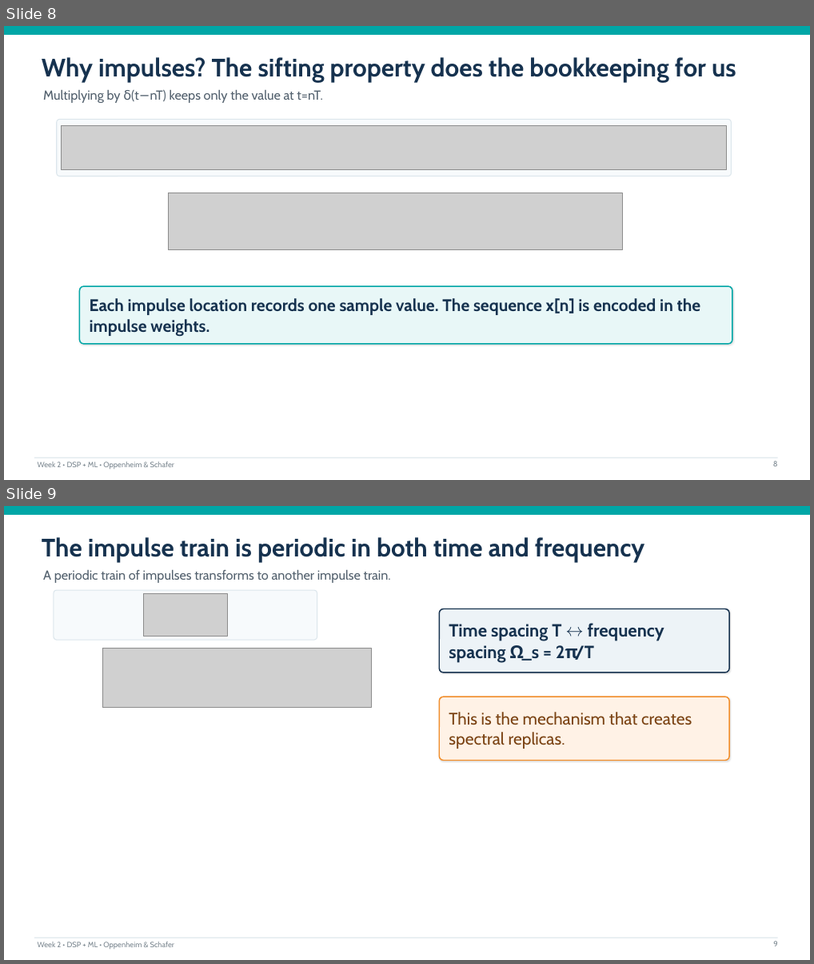
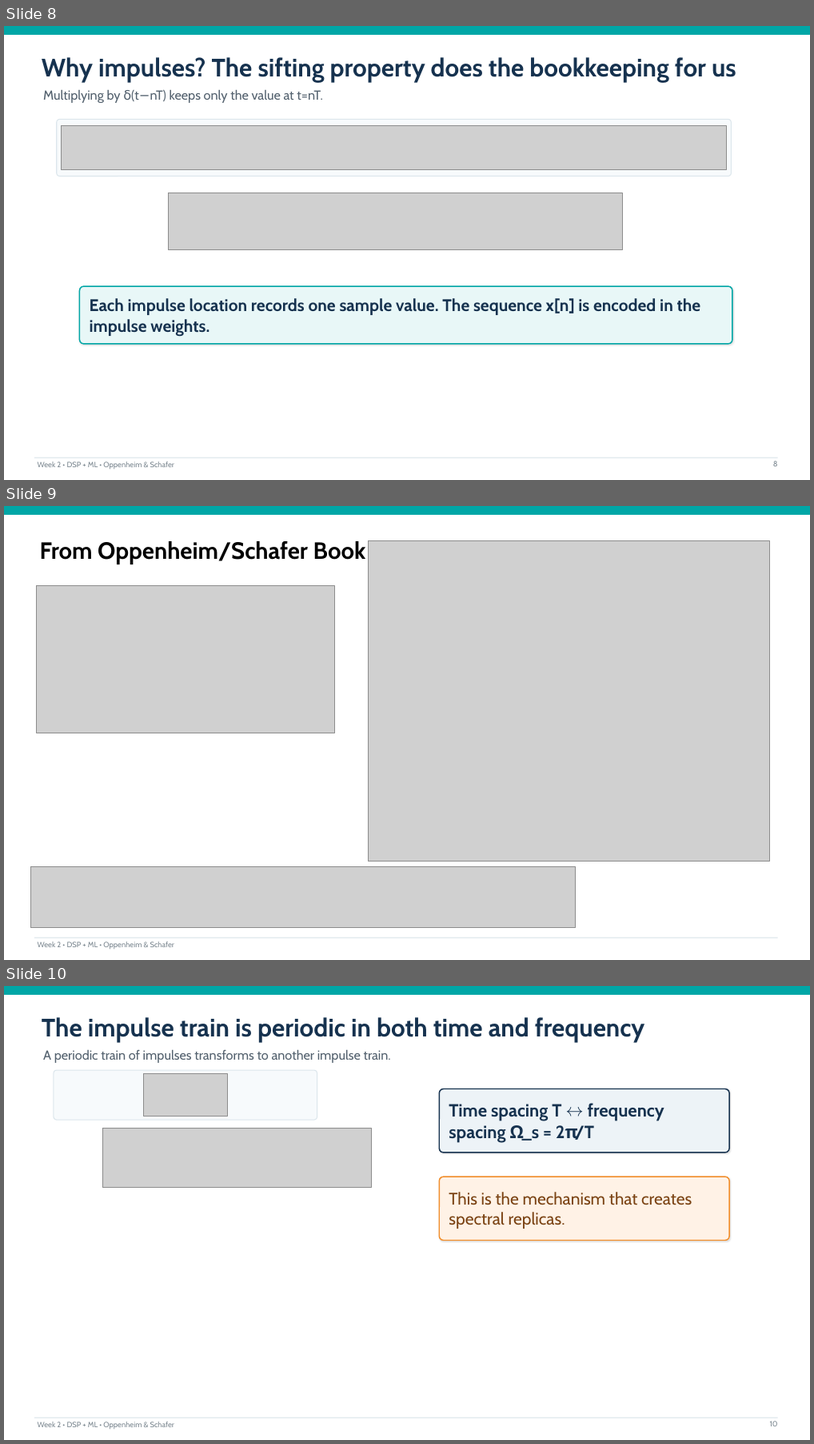
Before and after one commit to mathys2000/ecen45632_f26, a slide deck: lecture_slides/Week2_Lecture3_Sampling_Aliasing_090126_myAnnotated.pptx. Shown one above the other, each under a label of ours: slides 8 and 9 before the commit, slides 8, 9 and 10 after it. The pictures are 814x964 and 814x1444 pixels, drawn with LibreOffice and Linux fonts; fonts in the diff are those of the drawing; grey boxes stand for pictures. Boxes give left, top, right and bottom in pixels: in the first picture for what was removed or moved away, otherwise in the second. Text is boxed around its words. In the diff, an @@ line names an element or a change of style, - is before the commit and + after.

```diff
--- a/lecture_slides/Week2_Lecture3_Sampling_Aliasing_090126_myAnnotated.pptx
+++ b/lecture_slides/Week2_Lecture3_Sampling_Aliasing_090126_myAnnotated.pptx
@@ slide 9 added at box(4, 506, 810, 960), background #FFFFFF; not listed: 3 template elements that a slide beside it also shows @@
@@ text added at box(40, 541, 366, 564), 28 pt, text #000000, bold @@
+From Oppenheim/Schafer Book
@@ picture added at box(368, 541, 770, 861) @@
@@ picture added at box(37, 586, 334, 733) @@
@@ picture added at box(30, 867, 576, 928) @@
@@ what was slide 9 is now slide 10 @@
@@ page number at box(770, 1420, 778, 1426): text changed @@
-9
+10
```
Also in this commit, not shown: 23 other files.
